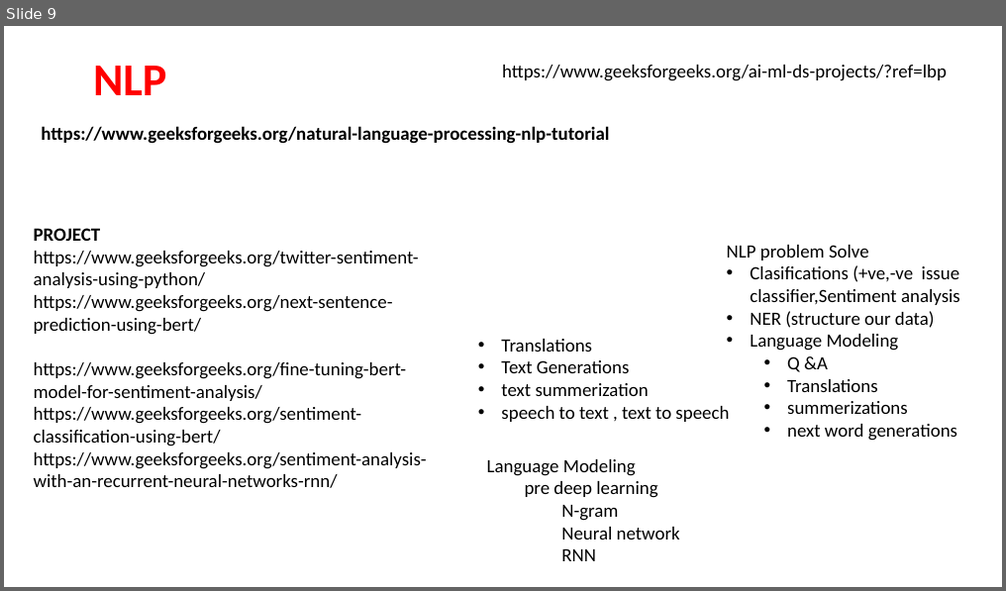
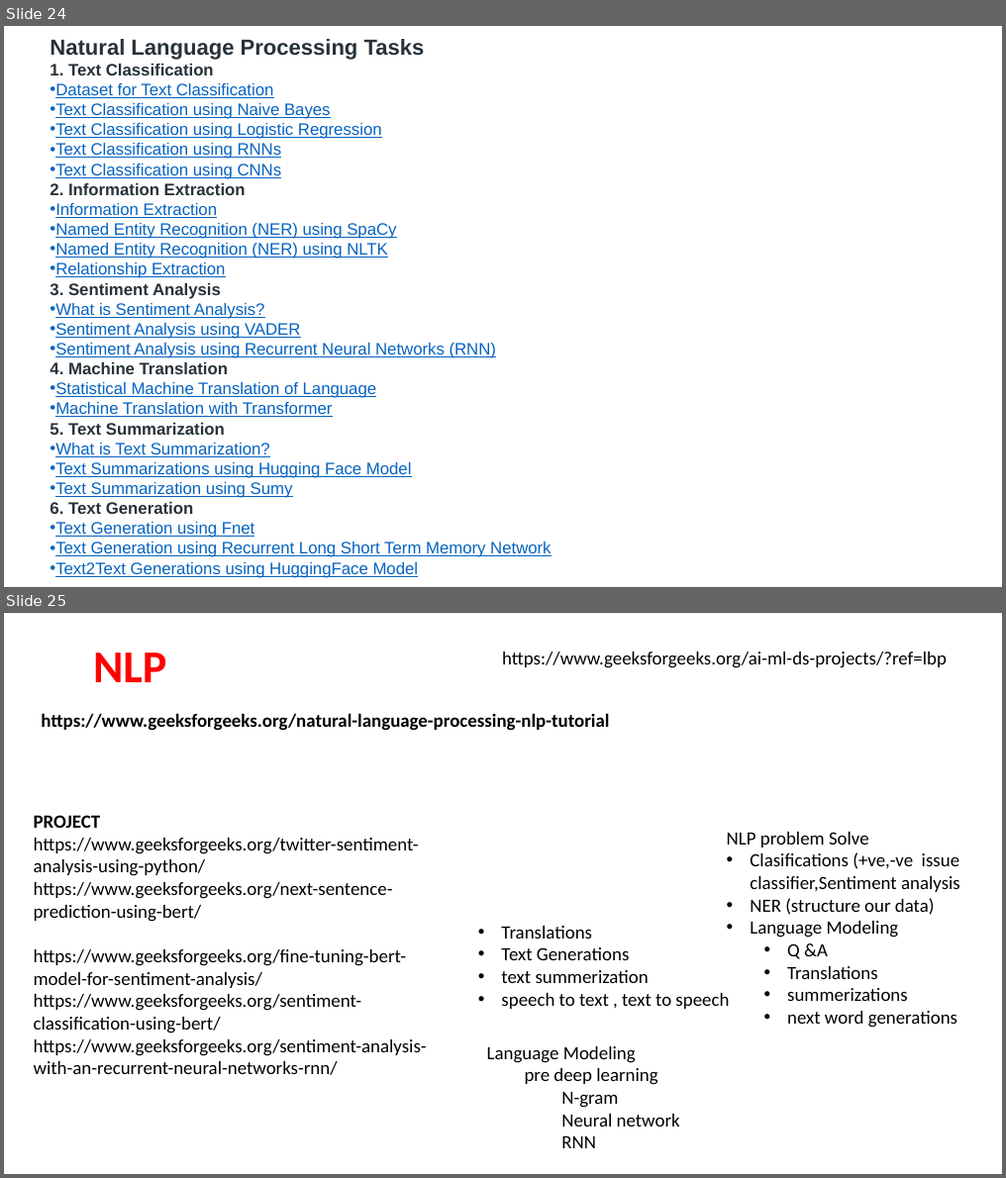
Before and after one commit to shahil04/ds_materials, a slide deck: 9.Deep_learning/class_11.0_NLP_text_preprocessing_.pptx. Shown one above the other, each under a label of ours: slide 9 before the commit, slides 24 and 25 after it. The pictures are 1006x591 and 1006x1178 pixels, drawn with LibreOffice and Linux fonts; fonts in the diff are those of the drawing. Boxes give left, top, right and bottom in pixels: in the first picture for what was removed or moved away, otherwise in the second. Text is boxed around its words. In the diff, an @@ line names an element or a change of style, - is before the commit and + after.

```diff
--- a/9.Deep_learning/class_11.0_NLP_text_preprocessing_.pptx
+++ b/9.Deep_learning/class_11.0_NLP_text_preprocessing_.pptx
@@ slide 24 added at [4,26,1002,587], background #FFFFFF @@
@@ text added at [50,39,550,578], 16 pt, text #0563C1, underline @@
+Natural Language Processing Tasks
+1. Text Classification
+• Dataset for Text Classification
+• Text Classification using Naive Bayes
+• Text Classification using Logistic Regression
+• Text Classification using RNNs
+• Text Classification using CNNs
+2. Information Extraction
+• Information Extraction
+• Named Entity Recognition (NER) using SpaCy
+• Named Entity Recognition (NER) using NLTK
+• Relationship Extraction
+3. Sentiment Analysis
+• What is Sentiment Analysis?
+• Sentiment Analysis using VADER
+• Sentiment Analysis using Recurrent Neural Networks (RNN)
+4. Machine Translation
+• Statistical Machine Translation of Language
+• Machine Translation with Transformer
+5. Text Summarization
+• What is Text Summarization?
+• Text Summarizations using Hugging Face Model
+• Text Summarization using Sumy
+6. Text Generation
+• Text Generation using Fnet
+• Text Generation using Recurrent Long Short Term Memory Network
+• Text2Text Generations using HuggingFace Model
@@ what was slide 9 is now slide 25 @@
```
Also in this commit, not shown: 1 slide changed, 16 other slides added, 1 slide removed, 4 other files.
